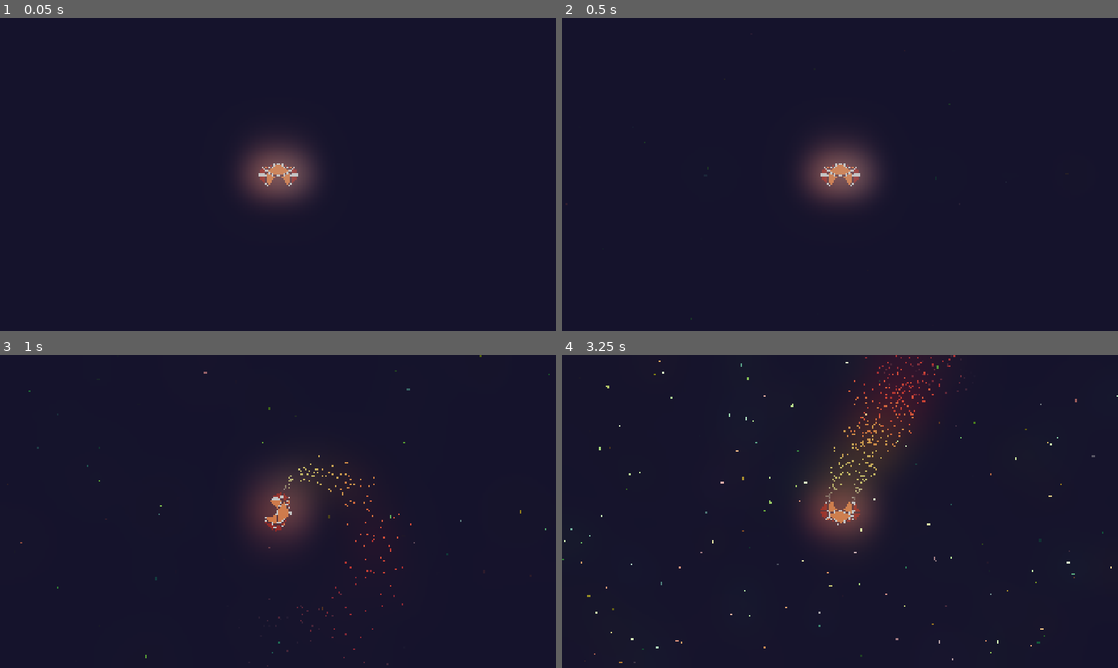
Above: before the commit, frames 1-4 (two rows, left to right).
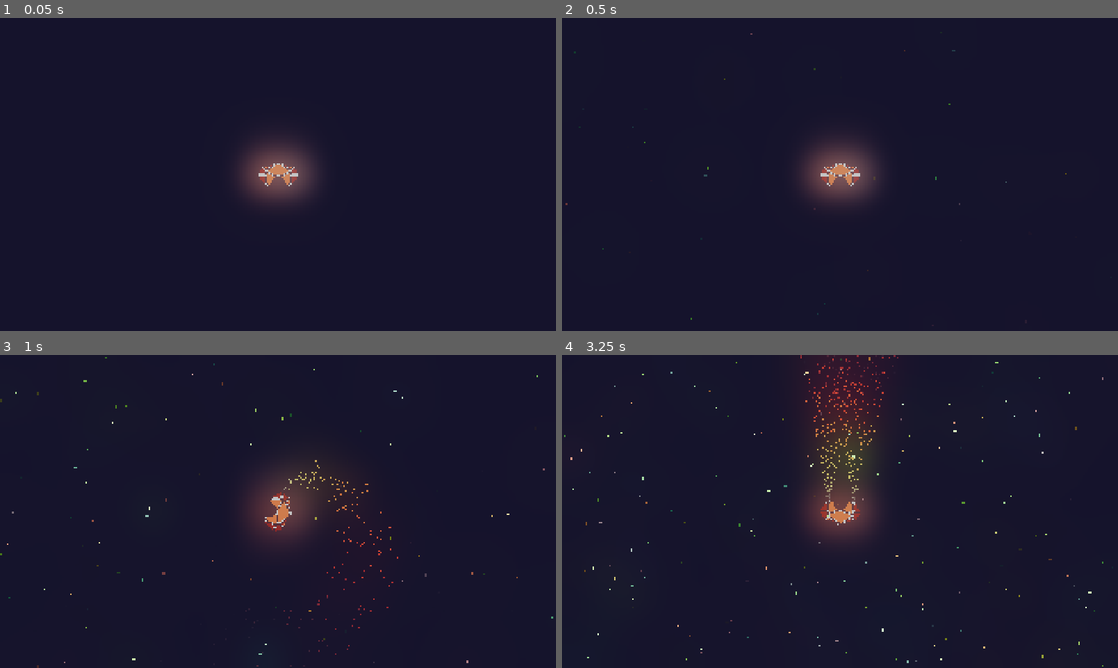
Above: after the commit, the same moments.

Repository: Lunix-420/OrbitOfPain
Game: Godot game, scene res://scenes/World.tscn
The game is run twice, just before and just after one commit, with the same random seed, the same clock (stepped at 60 frames per second) and the same inputs.
Inputs:
- Up to frame 1 (0.05 s): no input
- Up to frame 2 (0.5 s): no input
- Up to frame 3 (1 s): hold D (move_right) from 0.53 s (still down); hold Q (move_turn_cw) from 0.53 s (still down)
- Up to frame 4 (3.25 s): release D (move_right) at 1.28 s; release Q (move_turn_cw) at 1.28 s; hold S (move_backwards) 1.28-2.03 s; tap E (move_turn_ccw) at 1.35 s; tap Q (move_turn_cw) at 1.55, 2.85 s; hold D (move_right) 2.03-2.78 s; hold Q (move_turn_cw) 2.03-2.78 s; hold W (move_forward) from 2.78 s (still down)

Frame 1 is identical in both runs. In frame 2, less than 0.1% of the frame differs, in the area x 0-91%, y 4-97%; in frame 3, 0.7%; in frame 4, 3.7%, in the area x 0-100%, y 0-100%.

Commit message:
feat: Add basic enemy implementation

Diff:
--- a/project.godot
+++ b/project.godot
@@ -10,7 +10,7 @@
 
 [application]
 
-config/name="Veilstorm"
+config/name="Spaceship"
 run/main_scene="uid://dd0r1cokjlsj3"
 config/features=PackedStringArray("4.4", "GL Compatibility")
 config/icon="res://icon.svg"
--- a/scenes/World.tscn
+++ b/scenes/World.tscn
@@ -1,6 +1,7 @@
-[gd_scene load_steps=7 format=3 uid="uid://dd0r1cokjlsj3"]
+[gd_scene load_steps=8 format=3 uid="uid://dd0r1cokjlsj3"]
 
 [ext_resource type="PackedScene" uid="uid://71rc8k32st6a" path="res://scenes/Player.tscn" id="1_kqs1s"]
+[ext_resource type="PackedScene" uid="uid://dq44tpy22jtkp" path="res://scenes/Enemy.tscn" id="2_32lhk"]
 
 [sub_resource type="ShaderMaterial" id="ShaderMaterial_jeodi"]
 
@@ -44,17 +45,17 @@
 [node name="World" type="Node2D"]
 
 [node name="ColorRect" type="ColorRect" parent="."]
-offset_left = -15000.0
-offset_top = -15000.0
-offset_right = 15000.0
-offset_bottom = 15000.0
+offset_left = -14263.0
+offset_top = -13484.0
+offset_right = 15737.0
+offset_bottom = 16516.0
 color = Color(0.0453133, 0.0378, 0.07, 1)
 
 [node name="GPUParticles2D" type="GPUParticles2D" parent="."]
 material = SubResource("ShaderMaterial_jeodi")
 scale = Vector2(100, 100)
 amount = 100000
-lifetime = 4.96
+lifetime = 3.0
 fixed_fps = 10
 process_material = SubResource("ParticleProcessMaterial_1tnoa")
 
@@ -64,3 +65,9 @@
 
 [node name="WorldEnvironment" type="WorldEnvironment" parent="."]
 environment = SubResource("Environment_jeodi")
+
+[node name="CharacterBody2D2" parent="." instance=ExtResource("2_32lhk")]
+position = Vector2(-539, 302)
+
+[node name="CharacterBody2D3" parent="." instance=ExtResource("2_32lhk")]
+position = Vector2(-581, -151)
--- a/scripts/player.gd
+++ b/scripts/player.gd
@@ -7,63 +7,67 @@
 const ROTATION_SPEED = 10.0
 const FRICTION = 500
 
-var speed = 0.00
-var strave_speed = 0.00
+var speed = 0.0
+var strave_speed = 0.0
 
 func _physics_process(delta: float) -> void:
-	# Move prograde/retrograde
-	if Input.is_action_pressed("move_forward") && !Input.is_action_pressed("move_backwards"):
-		speed += ACCELERATION * delta;
-		if speed > MAX_SPEED:
-			speed = MAX_SPEED
+	handle_forward_backward_motion(delta)
+	handle_sideward_motion(delta)
+	handle_rotation(delta)
+	move_and_slide()
+
+
+func handle_forward_backward_motion(delta: float) -> void:
+	if Input.is_action_pressed("move_forward") and not Input.is_action_pressed("move_backwards"):
+		speed += ACCELERATION * delta
+		speed = min(speed, MAX_SPEED)
 		$ExhaustBackLeft.emitting = true
 		$ExhaustBackRight.emitting = true
 		$ExhaustFront.emitting = false
-	elif Input.is_action_pressed("move_backwards") && !Input.is_action_pressed("move_forward"):
+	elif Input.is_action_pressed("move_backwards") and not Input.is_action_pressed("move_forward"):
 		$ExhaustBackLeft.emitting = false
 		$ExhaustBackRight.emitting = false
 		$ExhaustFront.emitting = true
 		if speed > 0:
-			speed -= ACCELERATION * delta;
-			speed = max(speed - FRICTION * delta, 0)
+			speed = max(speed - ACCELERATION * delta, 0)
 		else:
-			speed -= ACCELERATION * delta;
-			if speed < -MAX_SPEED/2.0:
-				speed = -MAX_SPEED/2.0
-			speed = min(speed + FRICTION * delta, 0)
+			speed -= ACCELERATION * delta
+			speed = max(speed, -MAX_SPEED / 2.0)
+		speed = min(speed + FRICTION * delta, 0) if speed < 0 else speed
 	else:
 		$ExhaustBackLeft.emitting = false
 		$ExhaustBackRight.emitting = false
 		$ExhaustFront.emitting = false
 		if speed > 0:
-			speed = max(speed - FRICTION * delta, 0)  # Gradually slow down
+			speed = max(speed - FRICTION * delta, 0)
 		elif speed < 0:
-			speed = min(speed + FRICTION * delta, 0)  # Prevent reversing direction too fast
+			speed = min(speed + FRICTION * delta, 0)
 	position += -transform.y * speed * delta
 
-	# Move Strave
-	if Input.is_action_pressed("move_left") && !Input.is_action_pressed("move_right"):
-		strave_speed += STRAVE_ACCELERATION * delta;
-		$ExhaustSideRight.emitting = true;
-		$ExhaustSideLeft.emitting = false;
-	elif Input.is_action_pressed("move_right") && !Input.is_action_pressed("move_left"):
-		strave_speed -= STRAVE_ACCELERATION * delta;
-		$ExhaustSideRight.emitting = false;
-		$ExhaustSideLeft.emitting = true;
+
+func handle_sideward_motion(delta: float) -> void:
+	if Input.is_action_pressed("move_left") and not Input.is_action_pressed("move_right"):
+		strave_speed += STRAVE_ACCELERATION * delta
+		strave_speed = min(strave_speed, MAX_STRAVE_SPEED)
+		$ExhaustSideRight.emitting = true
+		$ExhaustSideLeft.emitting = false
+	elif Input.is_action_pressed("move_right") and not Input.is_action_pressed("move_left"):
+		strave_speed -= STRAVE_ACCELERATION * delta
+		strave_speed = max(strave_speed, -MAX_STRAVE_SPEED)
+		$ExhaustSideRight.emitting = false
+		$ExhaustSideLeft.emitting = true
 	else:
-		$ExhaustSideLeft.emitting = false;
-		$ExhaustSideRight.emitting = false;
+		$ExhaustSideLeft.emitting = false
+		$ExhaustSideRight.emitting = false
 		if strave_speed > 0:
-			strave_speed = max(strave_speed - FRICTION * delta, 0)  # Gradually slow down
+			strave_speed = max(strave_speed - FRICTION * delta, 0)
 		elif strave_speed < 0:
-			strave_speed = min(strave_speed + FRICTION * delta, 0)  # Prevent reversing direction too fast
+			strave_speed = min(strave_speed + FRICTION * delta, 0)
 	position += -transform.x * strave_speed * delta
 
 
+func handle_rotation(delta: float) -> void:
 	if Input.is_action_pressed("move_turn_ccw"):
 		rotation += ROTATION_SPEED * delta
 	if Input.is_action_pressed("move_turn_cw"):
-		rotation += -ROTATION_SPEED * delta
-
-
-	move_and_slide()
+		rotation -= ROTATION_SPEED * delta
